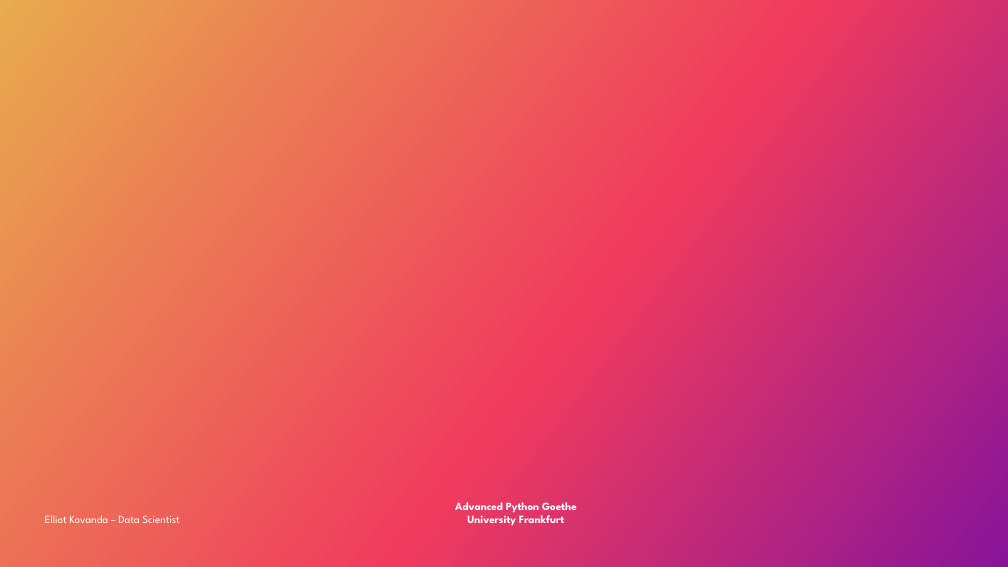
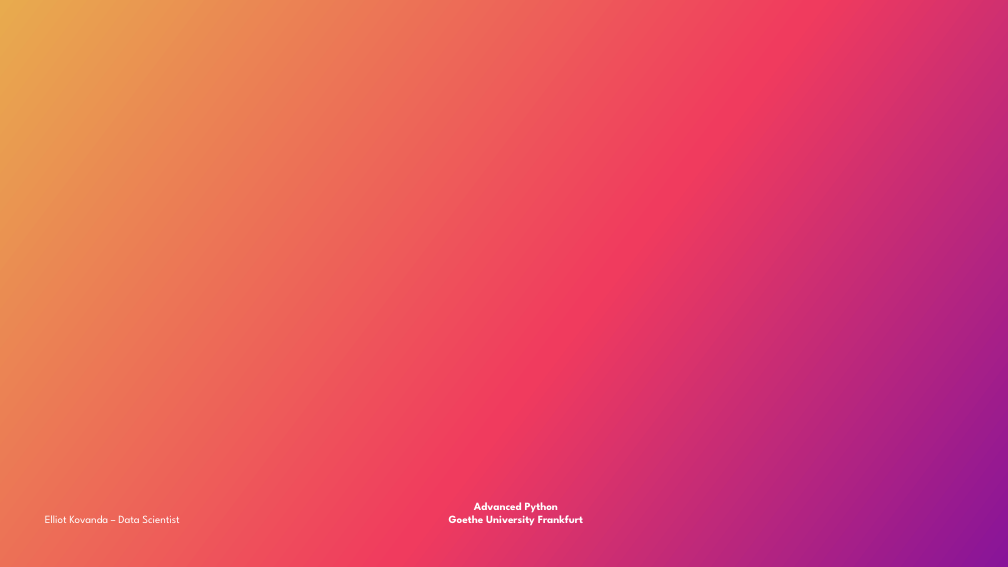
Before and after one commit to ekovanda/python_data_advanced_short, a slide deck: slide 75 of Python_Data_Analysis_Advanced.pptx. Drawn at 1008x567 pixels with LibreOffice and Linux fonts; fonts in the diff are those of the drawing; background and template pictures are left out. Boxes give left, top, right and bottom in pixels: in the first picture for what was removed or moved away, otherwise in the second. Text is boxed around its words. In the diff, an @@ line names an element or a change of style, - is before the commit and + after.

```diff
--- a/Python_Data_Analysis_Advanced.pptx
+++ b/Python_Data_Analysis_Advanced.pptx
@@ text at (x1=449, y1=502, x2=583, y2=526): text changed @@
-Advanced Python Goethe
-University Frankfurt
+Advanced Python
+Goethe University Frankfurt
```
Also in this commit, not shown: 17 other slides changed, 12 slides added.
